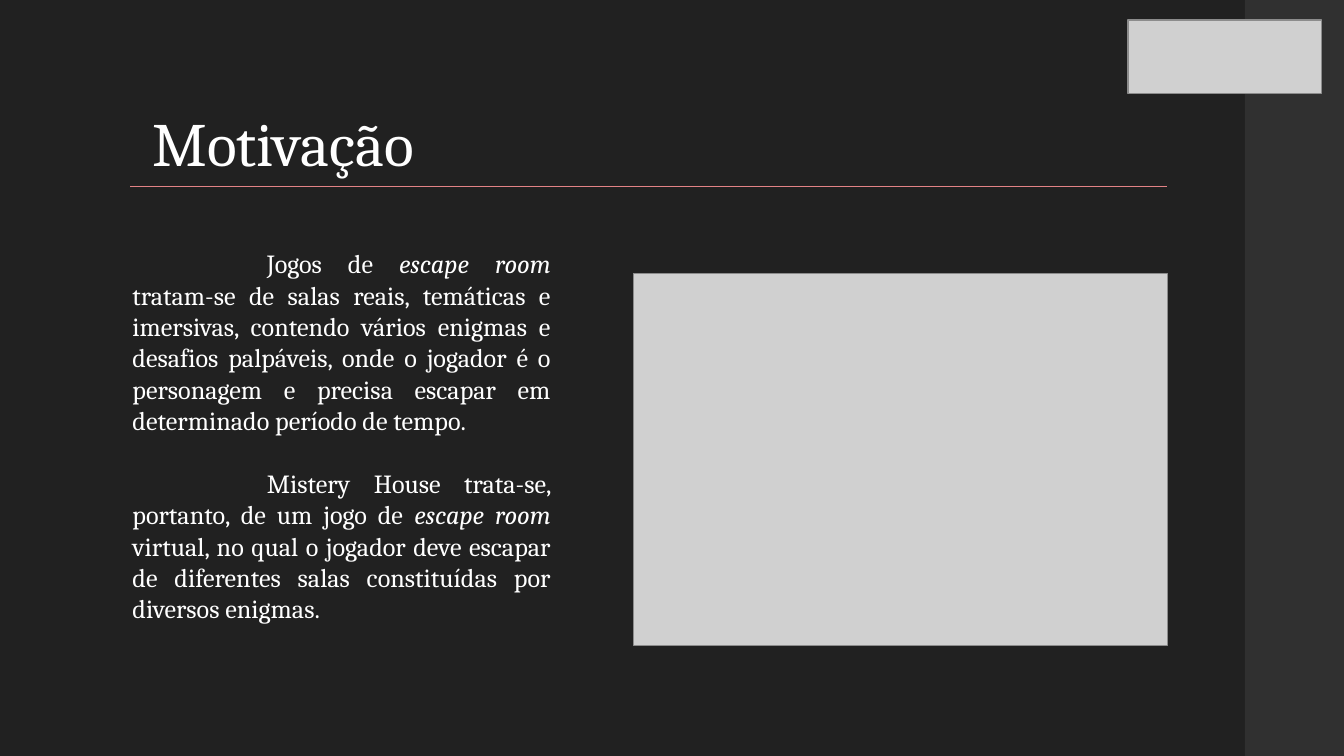
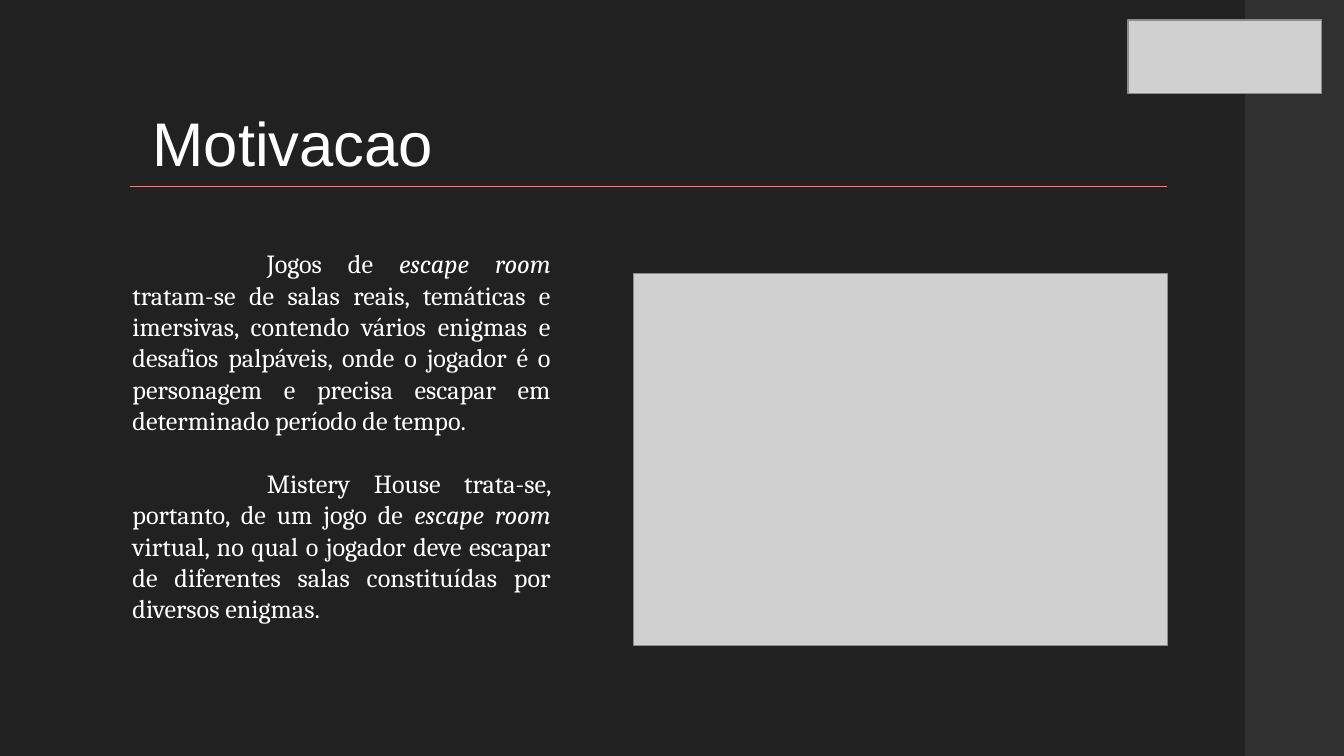
Before and after one commit to brendonborck/mystery_house_game, a slide deck: slide 2 of Apresentacao.pptx. Drawn at 1344x756 pixels with LibreOffice and Linux fonts; fonts in the diff are those of the drawing; grey boxes stand for pictures. Boxes give left, top, right and bottom in pixels: in the first picture for what was removed or moved away, otherwise in the second. Text is boxed around its words. In the diff, an @@ line names an element or a change of style, - is before the commit and + after.

```diff
--- a/Apresentacao.pptx
+++ b/Apresentacao.pptx
@@ title at [153, 121, 434, 167]: text changed; font Cambria to Arial @@
-Motivação
+Motivacao
```
Also in this commit, not shown: 13 other slides changed, 2 slides added, 2 slides removed, 3 other files.
